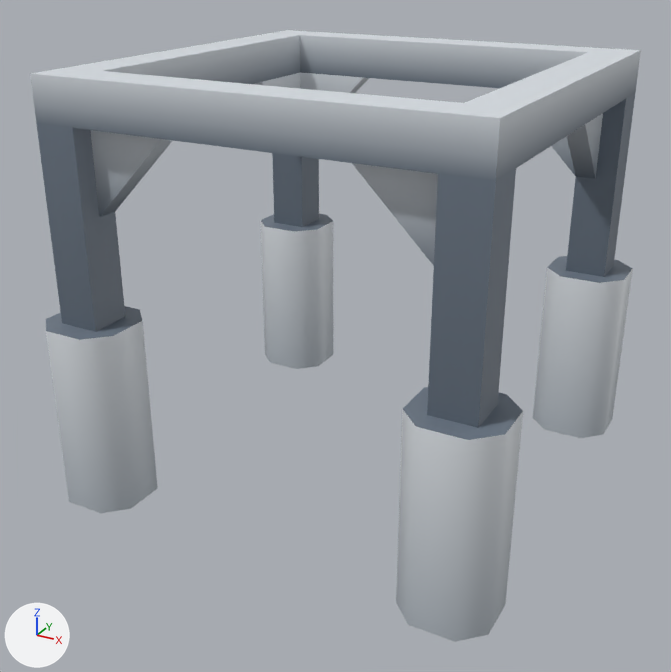
Before and after pictures for a commit that changed the glTF model client/public/assets/kenney-station/structure-barrier-high.glb.
Both versions are drawn from a 50 mm lens placed at (0.981, -1.907, 1.271), pointed at (-0.022, -0.083, 0.359). The lights are fixed; the arrows at lower left show +X, +Y and +Z. The older version comes first. Where no turn or scale is listed for an object, it has been applied to the vertices. Vertices at exactly the same position are counted once.

Names of what the first picture shows: 'Group'.
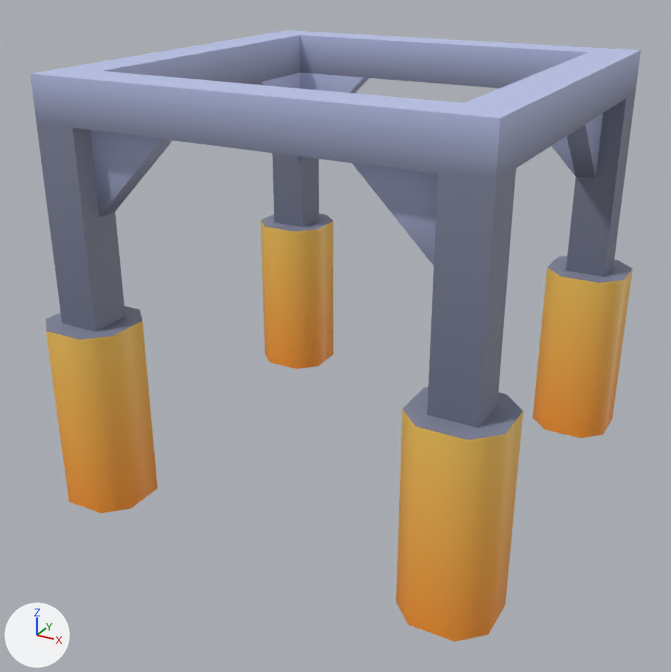
What differs and where, as boxes [x1, y1, x2, y2] in the pictures (671 x 672 px):
part 1 of me_group, recoloured (light grey to orange)
    both: [46, 220, 633, 642]
part 2 of me_group, recoloured
    both: [36, 100, 633, 440]
part 3 of me_group, recoloured (white to blue)
    both: [31, 30, 641, 266]
part 4 of me_group, recoloured
    both: [30, 35, 623, 217]

What the commit changed:
me_group has 140 vertices, 256 faces and spans x -0.55..0.55, y -0.55..0.55, z -0.5..0.5.
me_group is used by ob_group; location (0.0, 0.0, 0.5).
me_group part 1: 88 faces centred in x -0.55..0.55, y -0.55..0.55, z -0.5..-0.2 are repainted in the vertex colours; the middle colour goes from light grey #b4bcc4 to orange #ff9a32.
me_group part 2: 80 faces centred in x -0.533..0.533, y -0.5..0.5, z -0.5..0.4 are repainted in the vertex colours; the middle colour goes from greyish blue #6e7a88 to greyish blue #81869c.
me_group part 3: 64 faces centred in x -0.5..0.5, y -0.5..0.5, z 0.333..0.5 are repainted in the vertex colours; the middle colour goes from white #dde3e9 to blue #bfc8f0.
me_group part 4: 24 faces centred in x -0.5..0.5, y -0.5..0.5, z 0.267..0.433 are repainted in the vertex colours; the middle colour goes from greyish blue #6c7885 to greyish blue #7d829a.
